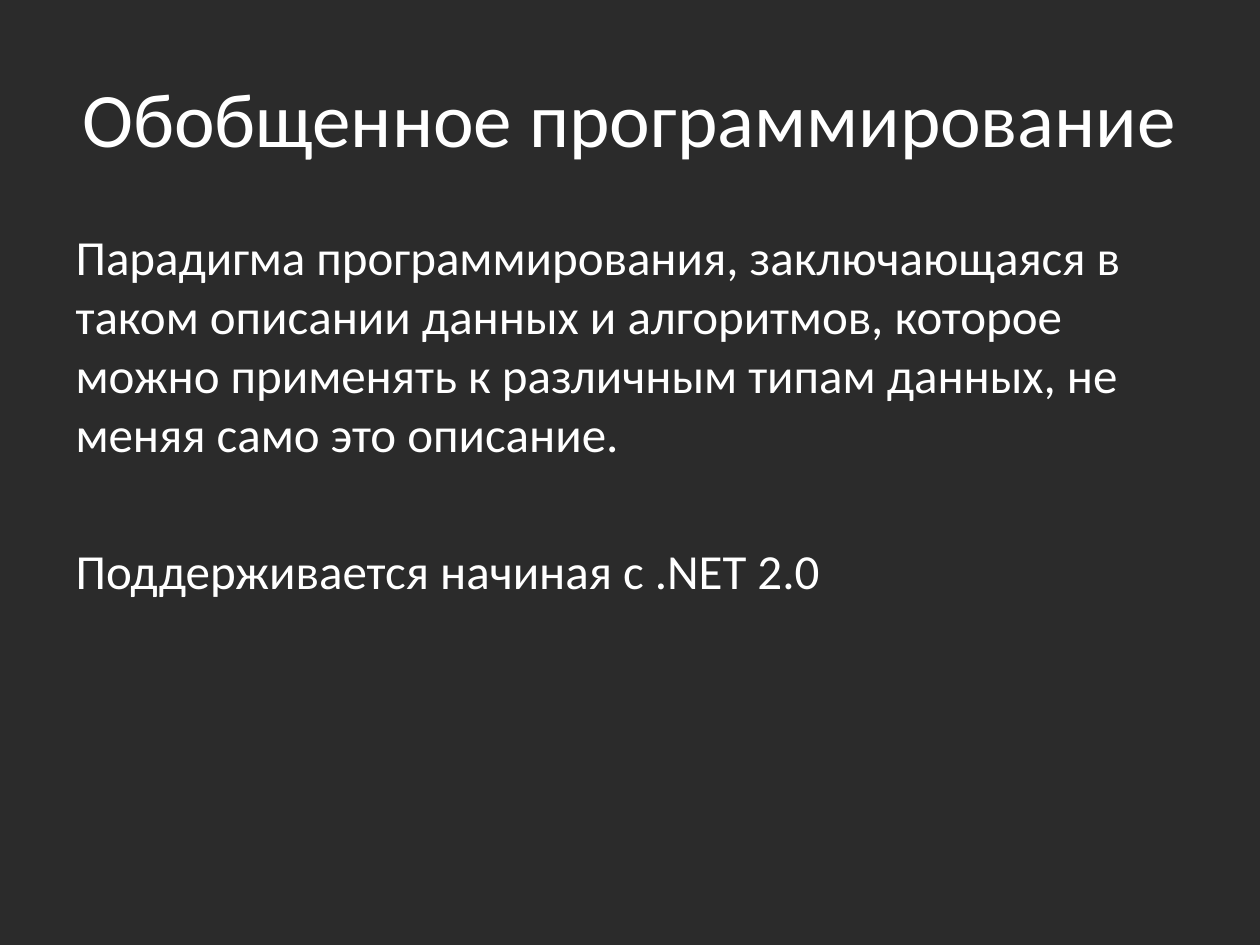
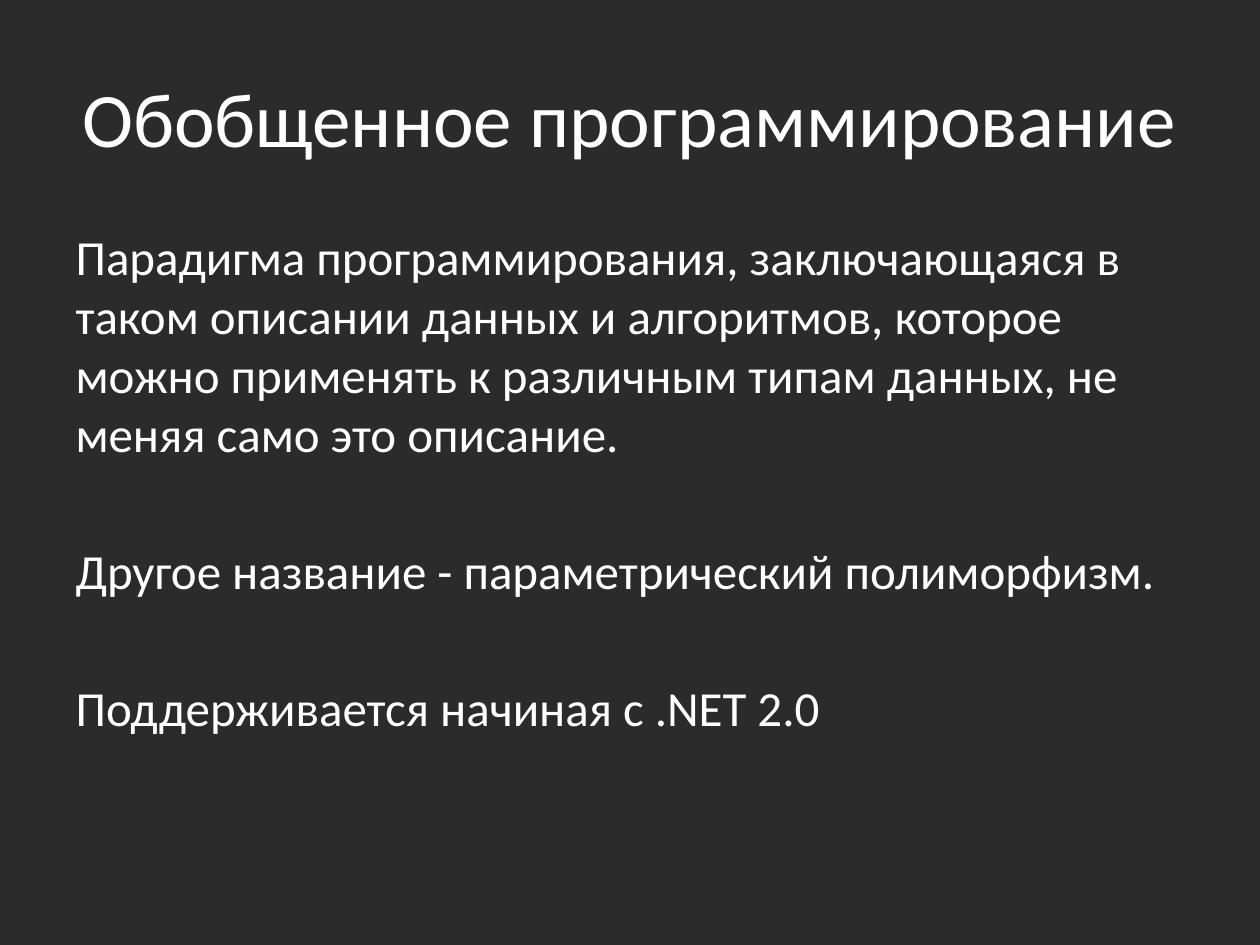
Before and after one commit to bazile/Training, a slide deck: slide 2 of Presentation/lesson-02-generics.pptx. Drawn at 1260x945 pixels with LibreOffice and Linux fonts; fonts in the diff are those of the drawing; background and template pictures are left out; a plain dark background stands for a picture behind light text. Boxes give left, top, right and bottom in pixels: in the first picture for what was removed or moved away, otherwise in the second. Text is boxed around its words. In the diff, an @@ line names an element or a change of style, - is before the commit and + after.

```diff
--- a/Presentation/lesson-02-generics.pptx
+++ b/Presentation/lesson-02-generics.pptx
@@ text at (x1=76, y1=556, x2=1155, y2=597): paragraph added @@
+Другое название - параметрический полиморфизм.
```
Also in this commit, not shown: 1 other slide changed, 1 slide added, 6 other files.
